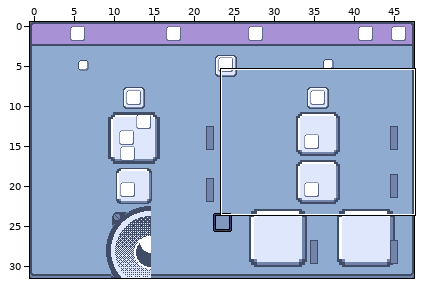
Level history. LDtk project: tiny-cli/src/main/resources/sfx/tiny-music-editor.ldtk. The picture above shows the old version from afar; the outline marks the close-up.
Close-up. Before the commit:
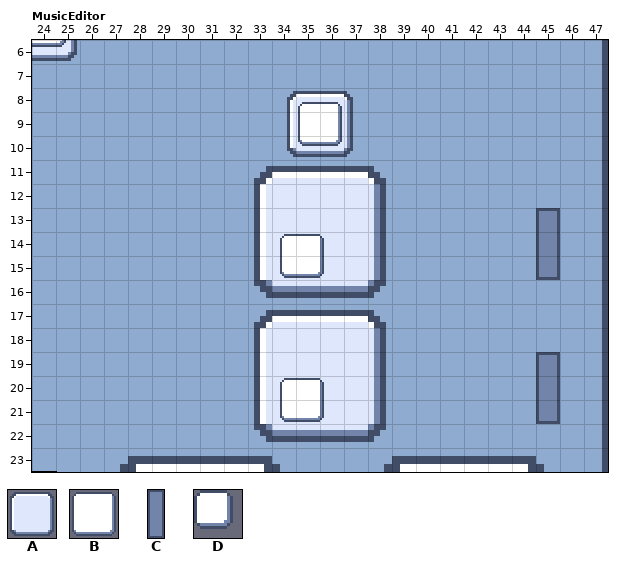
Cells are 8x8 px. Shown: MusicEditor x 24..47, y 6..23. The commit also changed other parts of the map, which this record leaves out.
Key: from "Sprite_sheet": A 0, B 3, C 96, D 224.
Objects are placed by their top-left corner, in cells (3,4 is the top-left corner of cell 3,4); size is 1x1 cell unless given.
Layers that did not change in this view are not listed.
Objects on layer "Panels" before:
A "Panel" at 25,11 size 22x6
A "Panel" at 25,17 size 22x6
A "Panel" at 25,8 size 22x3
A "Panel" at 10,4 size 29x3
A "Panel" at 25,23 size 12x8
A "Panel" at 37,23 size 10x8
Objects on layer "Widgets" before:
B "Dropdown" at 25.8,14 size 19x2
B "Dropdown" at 25.8,20 size 19x2
C "Fader" at 45,12 size 1x4
C "Fader" at 45,18 size 1x4
B "Dropdown" at 12.5,4.4 size 24x2
D "Button" at 36.6,4.6 size 1.6x1.6
B "Dropdown" at 26,8.5 size 20x2
The result:
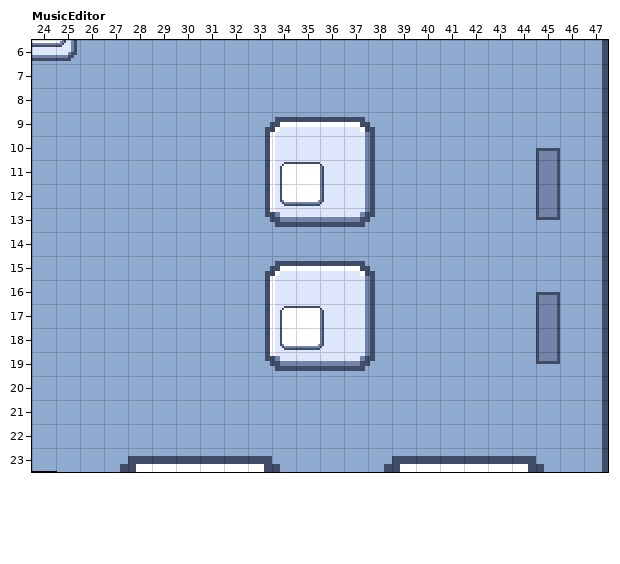
The author wrote: Code cleanup by removing some code about music generation
Diff:
Layer "Panels":
Object A "Panel" at 25,11 size 22x6 becomes A "Panel" at 25,9 size 22x5.
Object A "Panel" at 25,17 size 22x6 becomes A "Panel" at 25,15 size 22x5.
Object A "Panel" at 25,8 size 22x3 is removed.
Layer "Widgets":
Object B "Dropdown" at 25.8,14 size 19x2 becomes B "Dropdown" at 25.8,11 size 19x2.
Object B "Dropdown" at 25.8,20 size 19x2 becomes B "Dropdown" at 25.8,17 size 19x2.
Object C "Fader" at 45,12 size 1x4 becomes C "Fader" at 45,9.5 size 1x4.
Object C "Fader" at 45,18 size 1x4 becomes C "Fader" at 45,15.5 size 1x4.
Object B "Dropdown" at 26,8.5 size 20x2 is removed.
